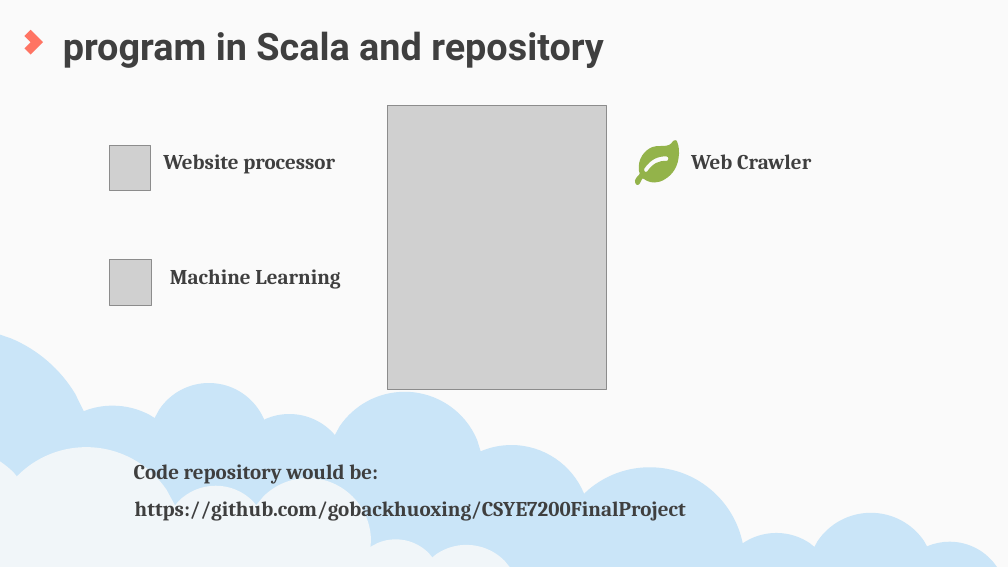
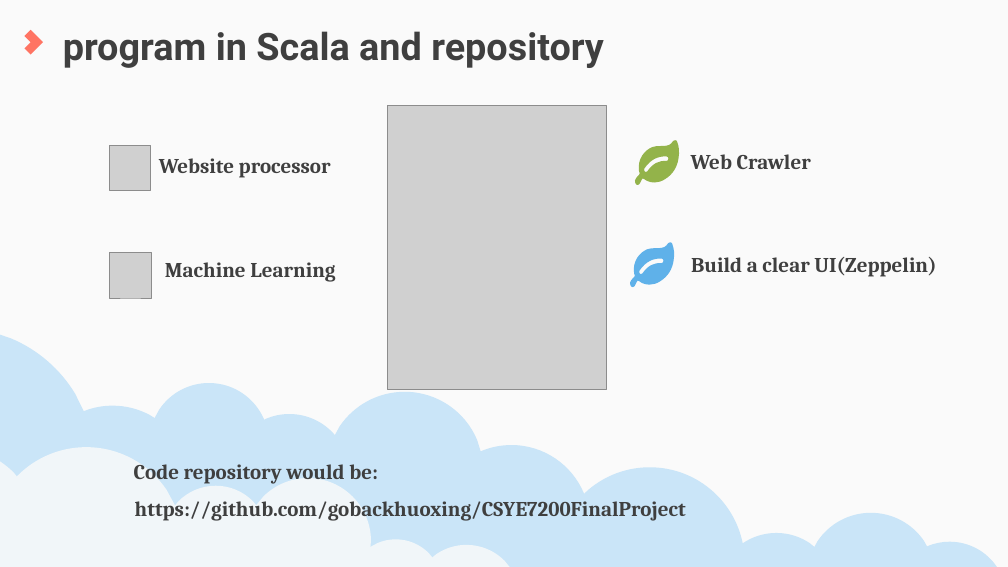
Before and after one commit to yingy4/CSYE7200FinalProject, a slide deck: slide 6 of CSYE7200TEAM1IPROPOSALPRESENTATION.pptx. Drawn at 1008x567 pixels with LibreOffice and Linux fonts; fonts in the diff are those of the drawing; grey boxes stand for pictures. Boxes give left, top, right and bottom in pixels: in the first picture for what was removed or moved away, otherwise in the second. Text is boxed around its words. In the diff, an @@ line names an element or a change of style, - is before the commit and + after.

```diff
--- a/CSYE7200TEAM1IPROPOSALPRESENTATION.pptx
+++ b/CSYE7200TEAM1IPROPOSALPRESENTATION.pptx
@@ text "Website processor" moved from (x1=163, y1=154, x2=335, y2=174) to (x1=159, y1=158, x2=331, y2=178) @@
@@ picture moved from (x1=110, y1=259, x2=151, y2=305) to (x1=110, y1=253, x2=151, y2=298) @@
@@ text "Machine Learning" moved from (x1=170, y1=269, x2=340, y2=289) to (x1=165, y1=262, x2=335, y2=282) @@
@@ freeform shape added at (x1=630, y1=243, x2=675, y2=287), fill #5FB1E9 @@
@@ text added at (x1=691, y1=257, x2=936, y2=277), 20 pt, text #3F3F3F, bold @@
+Build a clear UI(Zeppelin)
```
Also in this commit, not shown: 4 other slides changed, 1 slide added, 1 slide removed.
